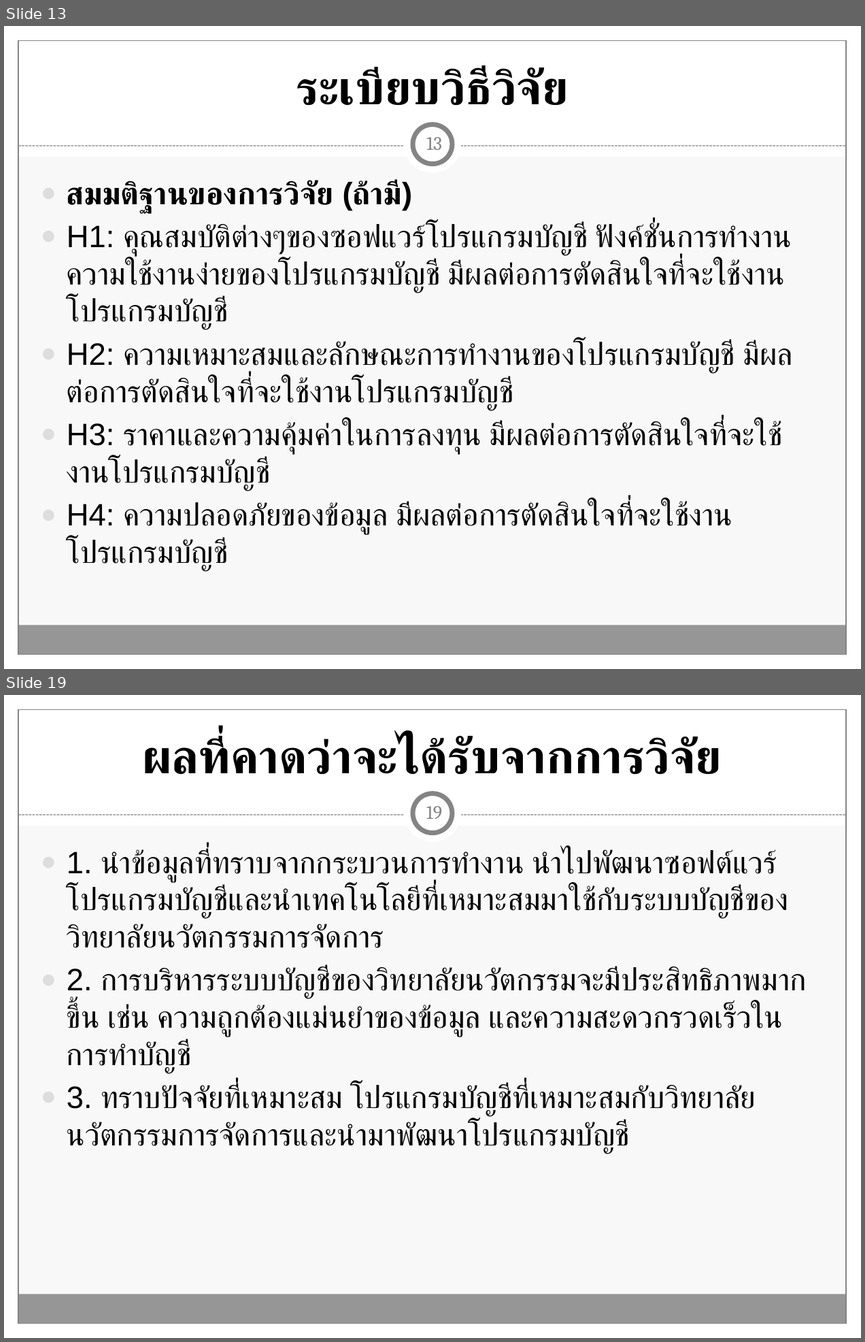
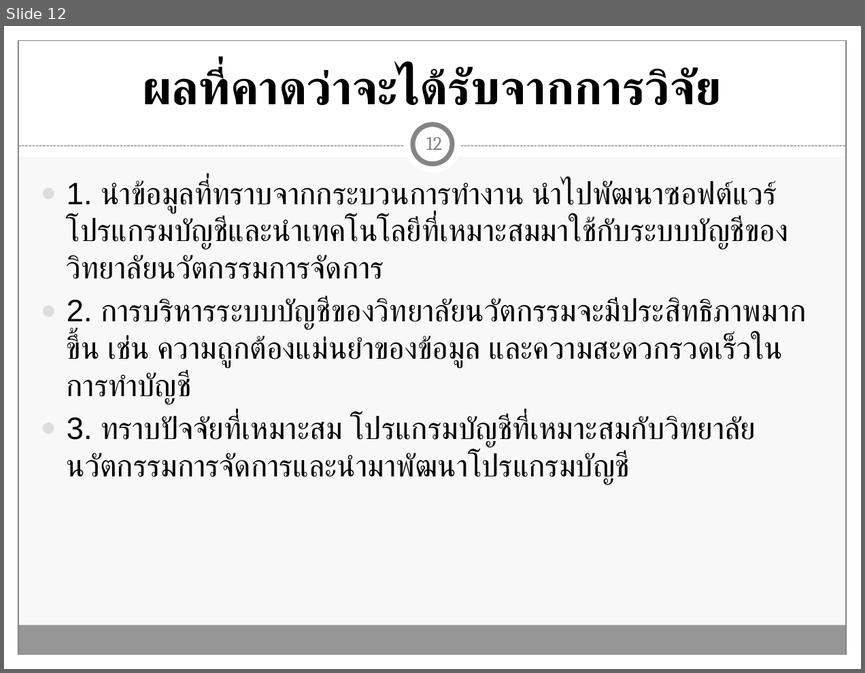
Before and after one commit to Tanandara/research, a slide deck: ฐานันดร์(โปรแกรมบัญชี RCIM)-Workshop (MBA).pptx. Shown one above the other, each under a label of ours: slides 13 and 19 before the commit, slide 12 after it; the slides between them are not shown. The pictures are 865x1342 and 865x673 pixels, drawn with LibreOffice and Linux fonts; fonts in the diff are those of the drawing. Boxes give left, top, right and bottom in pixels: in the first picture for what was removed or moved away, otherwise in the second. Text is boxed around its words. In the diff, an @@ line names an element or a change of style, - is before the commit and + after.

```diff
--- a/ฐานันดร์(โปรแกรมบัญชี RCIM)-Workshop (MBA).pptx
+++ b/ฐานันดร์(โปรแกรมบัญชี RCIM)-Workshop (MBA).pptx
@@ slide 13 removed at box(4, 26, 861, 669), background #F8F8F8; not listed: 9 template elements that a slide beside it also shows @@
@@ title removed at box(296, 67, 568, 106) @@
-ระเบียบวิธีวิจัย
@@ page number removed at box(426, 137, 442, 150) @@
-13
@@ text removed at box(67, 180, 793, 571) @@
-● สมมติฐานของการวิจัย (ถ้ามี)
-● H1: คุณสมบัติต่างๆของซอฟแวร์โปรแกรมบัญชี ฟังค์ชั่นการทำงานความใช้งานง่ายของโปรแกรมบัญชี มีผลต่อการตัดสินใจที่จะใช้งานโปรแกรมบัญชี
-● H2: ความเหมาะสมและลักษณะการทำงานของโปรแกรมบัญชี มีผลต่อการตัดสินใจที่จะใช้งานโปรแกรมบัญชี
-● H3: ราคาและความคุ้มค่าในการลงทุน มีผลต่อการตัดสินใจที่จะใช้งานโปรแกรมบัญชี
-● H4: ความปลอดภัยของข้อมูล มีผลต่อการตัดสินใจที่จะใช้งานโปรแกรมบัญชี
@@ what was slide 19 is now slide 12 @@
@@ page number at box(426, 137, 442, 150): text changed @@
-19
+12
```
Also in this commit, not shown: 6 slides changed, 8 other slides removed, 1 other file.
